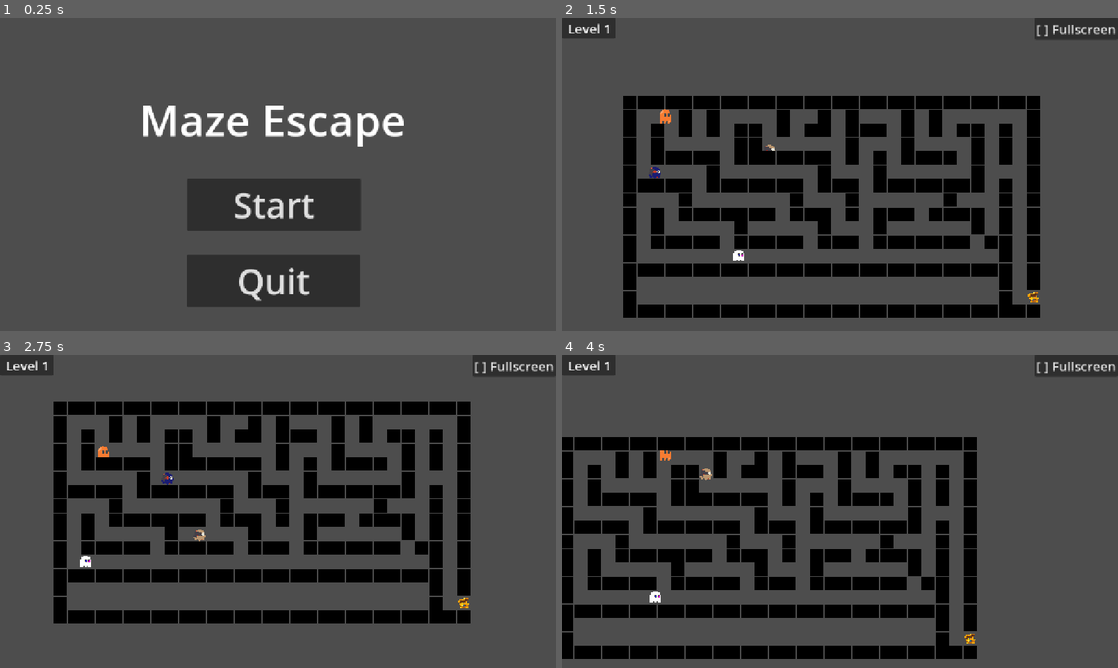
Above: before the commit, frames 1-4 (two rows, left to right).
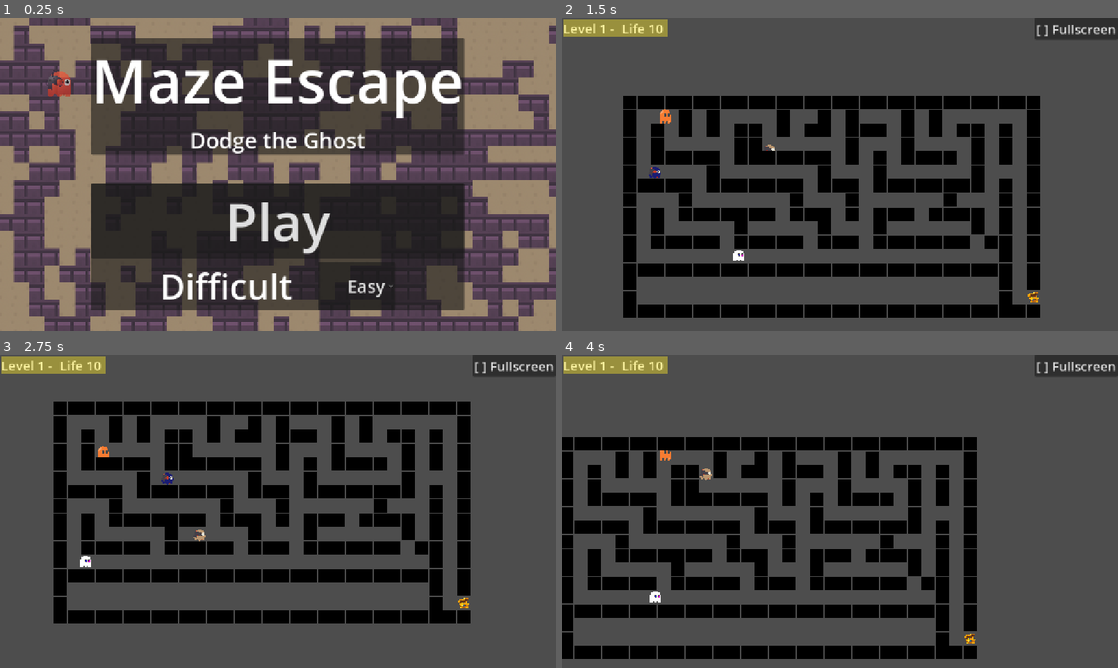
Above: after the commit, the same moments.

Repository: goriant-studio/goriant-games-oss
Game: Godot game, scene res://scenes/main_game.tscn
Two runs of this game, one before a commit and one after it. Both use one fixed random seed, a clock stepped at 60 frames per second and the inputs below.
Inputs:
- Up to frame 1 (0.25 s): no input
- Up to frame 2 (1.5 s): click "Start" (after the commit: "Play") at 0.5 s; hold D (move_right) from 1.28 s (still down); tap P at 1.35 s
- Up to frame 3 (2.75 s): release D (move_right) at 2.03 s; hold S (move_down) from 2.03 s (still down); tap P at 2.1 s
- Up to frame 4 (4 s): release S (move_down) at 2.78 s; hold D (move_right) 2.78-3.53 s; tap P at 2.85, 3.6 s; hold W (move_up) from 3.53 s (still down)

The runs differ from the first frame. In frame 1, 68% of the frame differs, in the area x 0-100%, y 0-100%; in frame 2, 1.1%; in frame 3, 1.1%; in frame 4, 1.1%.

Commit message:
add playing difficult mdoe to game

Diff:
--- a/godot4/maze-escape/scenes/game_ui.tscn
+++ b/godot4/maze-escape/scenes/game_ui.tscn
@@ -32,7 +32,22 @@
 grow_horizontal = 2
 grow_vertical = 2
 theme_override_font_sizes/font_size = 100
-text = "Restart Game"
+text = "Restart Level"
+metadata/_edit_use_anchors_ = true
+
+[node name="GameOverButton" type="Button" parent="Panel"]
+layout_mode = 1
+anchors_preset = -1
+anchor_left = 0.07394765
+anchor_top = 0.56823266
+anchor_right = 0.8339022
+anchor_bottom = 0.89261746
+offset_right = 32.0
+offset_bottom = 5.0
+grow_horizontal = 2
+grow_vertical = 2
+theme_override_font_sizes/font_size = 100
+text = "Game Over"
 metadata/_edit_use_anchors_ = true
 
 [node name="NextButton" type="Button" parent="Panel"]
--- /dev/null
+++ b/godot4/maze-escape/scenes/level/HUD.tscn
@@ -0,0 +1,51 @@
+[gd_scene load_steps=5 format=3 uid="uid://c3rjq13hqwfae"]
+
+[ext_resource type="Script" uid="uid://sedce3j62wsp" path="res://scenes/level/level_canvas.gd" id="1_28vyx"]
+[ext_resource type="PackedScene" uid="uid://dfg4ty5cm8ths" path="res://scenes/fullscreen_button.tscn" id="2_3sf7l"]
+
+[sub_resource type="StyleBoxFlat" id="StyleBoxFlat_qf6vl"]
+bg_color = Color(0.8641023, 0.48574156, 0.290291, 1)
+
+[sub_resource type="CanvasItemMaterial" id="CanvasItemMaterial_6u6jc"]
+
+[node name="HUD" type="CanvasLayer"]
+script = ExtResource("1_28vyx")
+level = "1"
+
+[node name="Panel2" type="Panel" parent="."]
+offset_left = 304.0
+offset_top = 23.0
+offset_right = 304.0
+offset_bottom = 23.0
+theme_override_styles/panel = SubResource("StyleBoxFlat_qf6vl")
+
+[node name="HBoxContainer" type="HBoxContainer" parent="Panel2"]
+material = SubResource("CanvasItemMaterial_6u6jc")
+layout_mode = 0
+offset_left = -302.0
+offset_top = -21.0
+offset_right = 81.0
+offset_bottom = 21.0
+theme_override_constants/separation = 10
+
+[node name="LevelLabel" type="Label" parent="Panel2/HBoxContainer"]
+layout_mode = 2
+theme_override_font_sizes/font_size = 30
+text = "Level 4"
+
+[node name="FullscreenButton" parent="Panel2/HBoxContainer" instance=ExtResource("2_3sf7l")]
+position = Vector2(-172, -67)
+
+[node name="PlayerLifeLabel" type="Label" parent="Panel2/HBoxContainer"]
+layout_mode = 2
+theme_override_font_sizes/font_size = 30
+text = "Life 10"
+
+[node name="ColorRect" type="ColorRect" parent="Panel2"]
+layout_mode = 0
+offset_left = -302.0
+offset_top = -21.0
+offset_right = -61.0
+offset_bottom = 21.0
+size_flags_horizontal = 3
+color = Color(0.97723854, 0.900297, 0.16409835, 0.44200003)
--- a/godot4/maze-escape/scenes/level/level_1.tscn
+++ b/godot4/maze-escape/scenes/level/level_1.tscn
@@ -1,10 +1,9 @@
-[gd_scene load_steps=6 format=3 uid="uid://ch28stkxa6veq"]
+[gd_scene load_steps=5 format=3 uid="uid://ch28stkxa6veq"]
 
 [ext_resource type="Script" uid="uid://ctl44mga11lc7" path="res://scripts/level/level_one.gd" id="1_0xm2m"]
 [ext_resource type="Script" uid="uid://cg3imn3cdy1rx" path="res://scripts/maze.gd" id="2_h2yge"]
-[ext_resource type="PackedScene" uid="uid://dfg4ty5cm8ths" path="res://scenes/fullscreen_button.tscn" id="3_h2yge"]
 [ext_resource type="PackedScene" uid="uid://d23hdvhnwauum" path="res://scenes/game_ui.tscn" id="4_1bvp3"]
-[ext_resource type="PackedScene" uid="uid://c3rjq13hqwfae" path="res://scenes/level/level_canvas.tscn" id="5_u8rbc"]
+[ext_resource type="PackedScene" uid="uid://c3rjq13hqwfae" path="res://scenes/level/HUD.tscn" id="5_u8rbc"]
 
 [node name="LevelOne" type="Node2D"]
 script = ExtResource("1_0xm2m")
@@ -14,8 +13,6 @@
 [node name="Maze" type="Node2D" parent="."]
 script = ExtResource("2_h2yge")
 
-[node name="FullscreenButton" parent="." instance=ExtResource("3_h2yge")]
-
 [node name="GameUI" parent="." instance=ExtResource("4_1bvp3")]
 
-[node name="LevelCanvas" parent="." instance=ExtResource("5_u8rbc")]
+[node name="HUD" parent="." instance=ExtResource("5_u8rbc")]
--- a/godot4/maze-escape/scenes/level/level_2.tscn
+++ b/godot4/maze-escape/scenes/level/level_2.tscn
@@ -10,7 +10,7 @@
 [ext_resource type="Texture2D" uid="uid://8ldupkdkiuvx" path="res://assets/enemy4.png" id="8_liyy4"]
 [ext_resource type="PackedScene" uid="uid://d23hdvhnwauum" path="res://scenes/game_ui.tscn" id="9_lvcdb"]
 [ext_resource type="Texture2D" uid="uid://cjj5r0xe7y2yi" path="res://assets/enemy2.png" id="10_io4i7"]
-[ext_resource type="PackedScene" uid="uid://c3rjq13hqwfae" path="res://scenes/level/level_canvas.tscn" id="11_io4i7"]
+[ext_resource type="PackedScene" uid="uid://c3rjq13hqwfae" path="res://scenes/level/HUD.tscn" id="11_io4i7"]
 
 [sub_resource type="TileMapPattern" id="TileMapPattern_io4i7"]
 tile_data = PackedInt32Array(0, 1245184, 3)
@@ -1058,12 +1058,16 @@
 
 [node name="LevelTwo" type="Node2D"]
 
+[node name="HUD" parent="." instance=ExtResource("11_io4i7")]
+
 [node name="Maze" type="TileMapLayer" parent="."]
 position = Vector2(86, 29)
 tile_map_data = PackedByteArray("AAAAAAMAAAATAAMAAAAAAAQAAAATAAMAAAABAAQAAAATAAMAAAABAAUAAAATAAMAAAABAAYAAAATAAMAAAABAA …(180144 unchanged characters)…
 tile_set = SubResource("TileSet_4x8cm")
 
-[node name="Entities" type="Node" parent="."]
+[node name="Entities" type="Control" parent="."]
+layout_mode = 3
+anchors_preset = 0
 
 [node name="Player" parent="Entities" instance=ExtResource("2_8cim8")]
 position = Vector2(34, 379)
@@ -1159,9 +1163,6 @@
 position = Vector2(-20.999756, 377.00006)
 monitoring = false
 monitorable = false
-
-[node name="GameUI" parent="." instance=ExtResource("9_lvcdb")]
-visible = false
 
 [node name="Panel" type="Panel" parent="."]
 offset_left = 571.0
@@ -1178,5 +1179,4 @@
 theme_override_font_sizes/font_size = 20
 text = "I love you Louis & Andy"
 
-[node name="LevelCanvas" parent="." instance=ExtResource("11_io4i7")]
-level = "2"
+[node name="GameUI" parent="." instance=ExtResource("9_lvcdb")]
--- a/godot4/maze-escape/scenes/level/level_3.tscn
+++ b/godot4/maze-escape/scenes/level/level_3.tscn
@@ -8,7 +8,7 @@
 [ext_resource type="Texture2D" uid="uid://o1ek52farxtg" path="res://assets/enemy.png" id="6_n0qek"]
 [ext_resource type="Texture2D" uid="uid://mqvp62gyglq2" path="res://assets/enemy3.png" id="7_rpv7v"]
 [ext_resource type="PackedScene" uid="uid://d23hdvhnwauum" path="res://scenes/game_ui.tscn" id="9_0qnps"]
-[ext_resource type="PackedScene" uid="uid://c3rjq13hqwfae" path="res://scenes/level/level_canvas.tscn" id="9_fit3x"]
+[ext_resource type="PackedScene" uid="uid://c3rjq13hqwfae" path="res://scenes/level/HUD.tscn" id="9_fit3x"]
 
 [sub_resource type="TileMapPattern" id="TileMapPattern_dara0"]
 tile_data = PackedInt32Array(0, 327680, 5)
@@ -571,9 +571,6 @@
 monitoring = false
 monitorable = false
 
-[node name="GameUI" parent="." instance=ExtResource("9_0qnps")]
-visible = false
-
 [node name="Entities" type="Node" parent="."]
 
 [node name="Player" parent="Entities" instance=ExtResource("2_mlldt")]
@@ -611,5 +608,6 @@
 patrol_start = -2
 patrol_end = 2
 
-[node name="LevelCanvas" parent="." instance=ExtResource("9_fit3x")]
-level = "3"
+[node name="HUD" parent="." instance=ExtResource("9_fit3x")]
+
+[node name="GameUI" parent="." instance=ExtResource("9_0qnps")]
--- a/godot4/maze-escape/scenes/level/level_4.tscn
+++ b/godot4/maze-escape/scenes/level/level_4.tscn
@@ -11,7 +11,7 @@
 [ext_resource type="PackedScene" uid="uid://cvy6vu5y8xtcn" path="res://scenes/player_with_light.tscn" id="9_8xdx5"]
 [ext_resource type="Texture2D" uid="uid://cjj5r0xe7y2yi" path="res://assets/enemy2.png" id="9_57wb1"]
 [ext_resource type="PackedScene" uid="uid://d23hdvhnwauum" path="res://scenes/game_ui.tscn" id="10_ve5jy"]
-[ext_resource type="PackedScene" uid="uid://c3rjq13hqwfae" path="res://scenes/level/level_canvas.tscn" id="11_sfm1i"]
+[ext_resource type="PackedScene" uid="uid://c3rjq13hqwfae" path="res://scenes/level/HUD.tscn" id="11_sfm1i"]
 
 [sub_resource type="TileMapPattern" id="TileMapPattern_io4i7"]
 tile_data = PackedInt32Array(0, 1245184, 3)
@@ -1169,7 +1169,7 @@
 patrol_end = 15
 
 [node name="Treasure" parent="." instance=ExtResource("3_sfm1i")]
-position = Vector2(2101, 929)
+position = Vector2(-122, 493)
 
 [node name="Panel" type="Panel" parent="."]
 offset_left = 571.0
@@ -1186,9 +1186,6 @@
 theme_override_font_sizes/font_size = 20
 text = "I love you Louis & Andy"
 
-[node name="LevelCanvas" parent="." instance=ExtResource("11_sfm1i")]
-level = "4"
+[node name="HUD" parent="." instance=ExtResource("11_sfm1i")]
 
 [node name="GameUI" parent="." instance=ExtResource("10_ve5jy")]
-layer = 2
-visible = false
--- a/godot4/maze-escape/scenes/level/level_canvas.gd
+++ b/godot4/maze-escape/scenes/level/level_canvas.gd
@@ -1,8 +1,12 @@
 extends CanvasLayer
 
 @export var level: String
-@onready var label: Label = $Label
+@onready var level_label: Label = $Panel2/HBoxContainer/LevelLabel
+@onready var life_lable: Label = $Panel2/HBoxContainer/PlayerLifeLabel
 
 # Called when the node enters the scene tree for the first time.
 func _ready() -> void:
-	label.text = "Level " + level
+	if level_label:
+		level_label.text = "Level " + str(Globals.current_level_index + 1) + " - "
+	if life_lable:
+		life_lable.text = "Life "  + str(Globals.player_life)
--- a/godot4/maze-escape/scenes/level/level_canvas.tscn
+++ /dev/null
@@ -1,19 +0,0 @@
-[gd_scene load_steps=2 format=3 uid="uid://c3rjq13hqwfae"]
-
-[ext_resource type="Script" uid="uid://sedce3j62wsp" path="res://scenes/level/level_canvas.gd" id="1_28vyx"]
-
-[node name="LevelCanvas" type="CanvasLayer"]
-script = ExtResource("1_28vyx")
-level = "1"
-
-[node name="Panel" type="Panel" parent="."]
-offset_right = 123.0
-offset_bottom = 47.0
-
-[node name="Label" type="Label" parent="."]
-offset_left = 13.0
-offset_top = 3.0
-offset_right = 113.0
-offset_bottom = 45.0
-theme_override_font_sizes/font_size = 30
-text = "Level 4"
--- a/godot4/maze-escape/scenes/main_game.tscn
+++ b/godot4/maze-escape/scenes/main_game.tscn
@@ -1,35 +1,96 @@
-[gd_scene load_steps=2 format=3 uid="uid://bi5vfb05t4ry8"]
+[gd_scene load_steps=5 format=3 uid="uid://bi5vfb05t4ry8"]
 
+[ext_resource type="Texture2D" uid="uid://d0oe6glnuafx5" path="res://assets/tile_maze.png" id="1_0rdsr"]
 [ext_resource type="Script" uid="uid://bv2340k18qvq1" path="res://scripts/main_menu.gd" id="1_1oj5k"]
+[ext_resource type="Texture2D" uid="uid://o1ek52farxtg" path="res://assets/enemy.png" id="1_72e8q"]
+[ext_resource type="AudioStream" uid="uid://b4n2wlc88ubnj" path="res://assets/audio/scary.mp3" id="3_d2op2"]
 
 [node name="MainGame" type="Node2D"]
 
-[node name="MainMenu" type="CanvasLayer" parent="." node_paths=PackedStringArray("start_btn", "quit_btn")]
+[node name="Background" type="TextureRect" parent="."]
+modulate = Color(1, 1, 1, 0.65000004)
+offset_top = -31.0
+offset_right = 1357.0
+offset_bottom = 760.0
+texture = ExtResource("1_0rdsr")
+
+[node name="Sprite2D" type="Sprite2D" parent="Background"]
+position = Vector2(133.75, 180.75)
+scale = Vector2(0.100097656, 0.10595703)
+texture = ExtResource("1_72e8q")
+
+[node name="SFX" type="AudioStreamPlayer" parent="."]
+stream = ExtResource("3_d2op2")
+volume_db = -26.0
+
+[node name="MenuCard" type="CenterContainer" parent="." node_paths=PackedStringArray("start_btn", "difficult_opt")]
+z_index = 2
+offset_right = 1280.0
+offset_bottom = 720.0
 script = ExtResource("1_1oj5k")
-start_btn = NodePath("StartButton")
-quit_btn = NodePath("QuitButton")
+start_btn = NodePath("VBoxContainer2/MenuCard2/VBoxContainer/PlayBtn")
+difficult_opt = NodePath("VBoxContainer2/MenuCard2/VBoxContainer/HBoxContainer/OptionButton")
 
-[node name="Label" type="Label" parent="MainMenu"]
-offset_left = 321.0
-offset_top = 165.0
-offset_right = 935.0
-offset_bottom = 302.0
-theme_override_font_sizes/font_size = 100
+[node name="VBoxContainer2" type="VBoxContainer" parent="MenuCard"]
+layout_mode = 2
+theme_override_constants/separation = 8
+
+[node name="MenuCard" type="PanelContainer" parent="MenuCard/VBoxContainer2"]
+layout_mode = 2
+
+[node name="VBoxContainer" type="VBoxContainer" parent="MenuCard/VBoxContainer2/MenuCard"]
+layout_mode = 2
+theme_override_constants/separation = 8
+
+[node name="Label" type="Label" parent="MenuCard/VBoxContainer2/MenuCard/VBoxContainer"]
+layout_mode = 2
+theme_override_font_sizes/font_size = 140
 text = "Maze Escape"
 
-[node name="StartButton" type="Button" parent="MainMenu"]
-offset_left = 431.0
-offset_top = 370.0
-offset_right = 831.0
-offset_bottom = 490.0
+[node name="Label2" type="Label" parent="MenuCard/VBoxContainer2/MenuCard/VBoxContainer"]
+layout_mode = 2
+theme_override_font_sizes/font_size = 50
+text = "Dodge the Ghost"
+horizontal_alignment = 1
+
+[node name="MarginContainer" type="MarginContainer" parent="MenuCard/VBoxContainer2"]
+layout_mode = 2
+theme_override_constants/margin_top = 50
+
+[node name="MenuCard2" type="PanelContainer" parent="MenuCard/VBoxContainer2"]
+layout_mode = 2
+
+[node name="VBoxContainer" type="VBoxContainer" parent="MenuCard/VBoxContainer2/MenuCard2"]
+layout_mode = 2
+theme_override_constants/separation = 8
+
+[node name="PlayBtn" type="Button" parent="MenuCard/VBoxContainer2/MenuCard2/VBoxContainer"]
+layout_mode = 2
+theme_override_font_sizes/font_size = 120
+text = "Play"
+
+[node name="HBoxContainer" type="HBoxContainer" parent="MenuCard/VBoxContainer2/MenuCard2/VBoxContainer"]
+layout_mode = 2
+alignment = 1
+
+[node name="Label" type="Label" parent="MenuCard/VBoxContainer2/MenuCard2/VBoxContainer/HBoxContainer"]
+layout_mode = 2
 theme_override_font_sizes/font_size = 80
-text = "Start"
+text = "Difficult"
 
-[node name="QuitButton" type="Button" parent="MainMenu"]
-offset_left = 430.0
-offset_top = 545.0
-offset_right = 830.0
-offset_bottom = 665.0
-theme_override_font_sizes/font_size = 80
-text = "Quit
-"
+[node name="MarginContainer" type="MarginContainer" parent="MenuCard/VBoxContainer2/MenuCard2/VBoxContainer/HBoxContainer"]
+layout_mode = 2
+theme_override_constants/margin_right = 50
+
+[node name="OptionButton" type="OptionButton" parent="MenuCard/VBoxContainer2/MenuCard2/VBoxContainer/HBoxContainer"]
+layout_mode = 2
+theme_override_font_sizes/font_size = 40
+alignment = 2
+selected = 0
+item_count = 3
+popup/item_0/text = "Easy"
+popup/item_0/id = 0
+popup/item_1/text = "Normal"
+popup/item_1/id = 1
+popup/item_2/text = "Hard"
+popup/item_2/id = 2
--- a/godot4/maze-escape/scripts/enemy_scence.gd
+++ b/godot4/maze-escape/scripts/enemy_scence.gd
@@ -1,7 +1,6 @@
 extends CharacterBody2D
 class_name Enemy
 
-signal player_hit(enemy: Enemy, player: Node2D)
 signal hit_player
 enum PatrolMode { HORIZONTAL, VERTICAL }
 
--- a/godot4/maze-escape/scripts/enemy_script.gd
+++ b/godot4/maze-escape/scripts/enemy_script.gd
@@ -48,7 +48,8 @@
 			hit_sfx.play()
 
 		velocity = Vector2.ZERO
-		Globals.emit_player_died()
+		if Globals.game_state == Globals.GameState.PLAYING:
+			Globals.emit_player_died()
 
 
 func _init_hit_sfx():
--- a/godot4/maze-escape/scripts/fog_texture.gd
+++ b/godot4/maze-escape/scripts/fog_texture.gd
@@ -26,7 +26,7 @@
 const TRANSPARENT := Color(0, 0, 0, 0)
 
 func _ready() -> void:
-	z_index = 999999
+	z_index = 999
 	centered = false
 	texture_filter = CanvasItem.TEXTURE_FILTER_NEAREST
 
--- a/godot4/maze-escape/scripts/game_ui.gd
+++ b/godot4/maze-escape/scripts/game_ui.gd
@@ -2,23 +2,27 @@
 
 @onready var label = $Panel/MessageLabel
 @onready var restart_btn = $Panel/RestartButton
+@onready var game_over_btn : Button = $Panel/GameOverButton
 @onready var next_btn : Button = $Panel/NextButton
 
 func _ready():
 	process_mode = Node.PROCESS_MODE_ALWAYS
 	Panel_hide()
+
 	restart_btn.pressed.connect(_on_restart_pressed)
 	next_btn.pressed.connect(_on_next_pressed)
+	game_over_btn.pressed.connect(_on_game_over_button_pressed)
+
 	Globals.game_state_changed.connect(_on_game_state_changed)
 	Globals.player_died.connect(_on_player_die)
 	Globals.treasure_collected.connect(_on_treasure_collected)
 
 
 func _on_treasure_collected():
-	visible = true
+	$Panel.visible = true
 
 func _on_player_die():
-	visible = true
+	$Panel.visible = true
 
 func _on_game_state_changed(state):
 	match state:
@@ -29,21 +33,33 @@
 				next_btn.text = "You beat the game!!!"
 				next_btn.add_theme_font_size_override("font_size", 80)
 			next_btn.show()
-			restart_btn.hide()
 			get_tree().paused = true
 
 		Globals.GameState.LOSE:
+			show_message("💀 PLAYER DIE")
+			restart_btn.show()
+			get_tree().paused = true
+
+		Globals.GameState.GAME_OVER:
 			show_message("💀 GAME OVER")
-			restart_btn.show()
-			next_btn.hide()
+			game_over_btn.show()
 			get_tree().paused = true
 
 func show_message(text):
 	label.text = text
 	$Panel.visible = true
+	game_over_btn.hide()
+	next_btn.hide()
+	restart_btn.hide()
 
 func Panel_hide():
 	$Panel.visible = false
+
+func _on_next_pressed():
+	MusicManager.unlock_audio() # 👈 web unlock
+	get_tree().paused = false
+	Globals.set_game_state(Globals.GameState.PLAYING)
+	Globals.go_to_next_level()
 
 func _on_restart_pressed():
 	MusicManager.unlock_audio() # 👈 web unlock
@@ -51,8 +67,9 @@
 	Globals.set_game_state(Globals.GameState.PLAYING)
 	get_tree().reload_current_scene()
 
-func _on_next_pressed():
-	MusicManager.unlock_audio() # 👈 web unlock
+
+func _on_game_over_button_pressed():
+	MusicManager.unlock_audio()
 	get_tree().paused = false
 	Globals.set_game_state(Globals.GameState.PLAYING)
-	Globals.go_to_next_level()
+	Globals.change_scene_async("res://scenes/main_game.tscn")
--- a/godot4/maze-escape/scripts/globals.gd
+++ b/godot4/maze-escape/scripts/globals.gd
@@ -4,7 +4,7 @@
 var tile_size: int = 32
 var current_level := 1
 
-enum GameState { NONE, PLAYING, WIN, LOSE }
+enum GameState { NONE, PLAYING, WIN, LOSE, GAME_OVER }
 
 signal game_state_changed(state)
 signal treasure_collected
@@ -15,8 +15,27 @@
 	emit_signal("treasure_collected")
 
 func emit_player_died():
+	emit_signal("player_died")
+	player_life = player_life - 1
+	if player_life <= 0:
+		# game over
+		set_game_state(GameState.GAME_OVER)
+		current_level_index = 0
+		return
 	set_game_state(GameState.LOSE)
-	emit_signal("player_died")
+
+
+# --- Game Hard --- #
+enum GameHard {
+	EASY = 10,
+	NORMAL = 5,
+	HARD = 3
+}
+
+var player_life = 3 # default
+
+func set_game_hard(game_hard: GameHard):
+	player_life = game_hard
 
 # ----- LEVEL FLOW -----
 var levels := [
@@ -39,7 +58,6 @@
 	emit_signal("game_state_changed", state)
 
 
-
 func beat_the_game() -> bool:
 	return current_level_index + 1 >= levels.size()
 
@@ -57,16 +75,16 @@
 	if next_index >= levels.size():
 		print("🎉 All levels completed!")
 		current_level_index = 0
-		await _change_scene_async("res://scenes/main_game.tscn")
+		await change_scene_async("res://scenes/main_game.tscn")
 	else:
 		current_level_index = next_index
-		await _change_scene_async(levels[current_level_index])
+		await change_scene_async(levels[current_level_index])
 
 	is_changing_level = false
 
 
 # ----- WEB SAFE SCENE CHANGE -----
-func _change_scene_async(path: String) -> void:
+func change_scene_async(path: String) -> void:
 	ResourceLoader.load_threaded_request(path)
 
 	while true:
--- a/godot4/maze-escape/scripts/main_menu.gd
+++ b/godot4/maze-escape/scripts/main_menu.gd
@@ -1,7 +1,7 @@
-extends CanvasLayer
+extends CenterContainer
 
 @export var start_btn : Button
-@export var quit_btn : Button
+@export var difficult_opt : OptionButton
 
 # Called when the node enters the scene tree for the first time.
 func _ready() -> void:
@@ -10,12 +10,19 @@
 	else:
 		push_error("Start button is not assigned")
 
-	if quit_btn:
-		quit_btn.pressed.connect(_on_quit_pressed)
-	else:
-		push_error("Quit button is not assigned")
 
 func _on_start_pressed():
+
+	if difficult_opt:
+		if difficult_opt.selected == 0:
+			Globals.set_game_hard(Globals.GameHard.EASY)
+		elif difficult_opt.selected == 1:
+			Globals.set_game_hard(Globals.GameHard.NORMAL)
+		else:
+			Globals.set_game_hard(Globals.GameHard.HARD)
+
+	print("Globals.player_life: ", str(Globals.player_life))
+
 	MusicManager.unlock_audio()
 	Globals.set_game_state(Globals.GameState.PLAYING)
 	get_tree().change_scene_to_file("res://scenes/level/level_1.tscn")
@@ -24,6 +31,3 @@
 # Called every frame. 'delta' is the elapsed time since the previous frame.
 func _process(_delta: float) -> void:
 	pass
-
-func _on_quit_pressed():
-	get_tree().quit()
--- a/godot4/maze-escape/scripts/player.gd
+++ b/godot4/maze-escape/scripts/player.gd
@@ -49,4 +49,5 @@
 
 	print("💀 Player died")
 	velocity = Vector2.ZERO
-	Globals.emit_player_died()
+	if Globals.game_state == Globals.GameState.PLAYING:
+		Globals.emit_player_died()
--- a/godot4/maze-escape/scripts/treasure.gd
+++ b/godot4/maze-escape/scripts/treasure.gd
@@ -4,7 +4,7 @@
 @export var gold_amount: int = 1
 
 
-func _on_treasure_body_entered(body: Node2D) -> void:
+func _on_treasure_body_entered(_body: Node2D) -> void:
 	print("Hit player - emit global treasure collected")
 	sfx.play()
 	Globals.emit_treasure_collected()
--- /dev/null
+++ b/godot4/maze-escape/themes/hud_background.tres
@@ -0,0 +1,5 @@
+[gd_resource type="Theme" format=3 uid="uid://vmp4ucbkj6n5"]
+
+[resource]
+default_base_scale = 2.0
+default_font_size = 15
Binary file added: godot4/maze-escape/assets/life.png
Not shown, added: godot4/maze-escape/assets/life.png.import
Binary file added: godot4/maze-escape/assets/tile_maze.png
Not shown, added: godot4/maze-escape/assets/tile_maze.png.import
